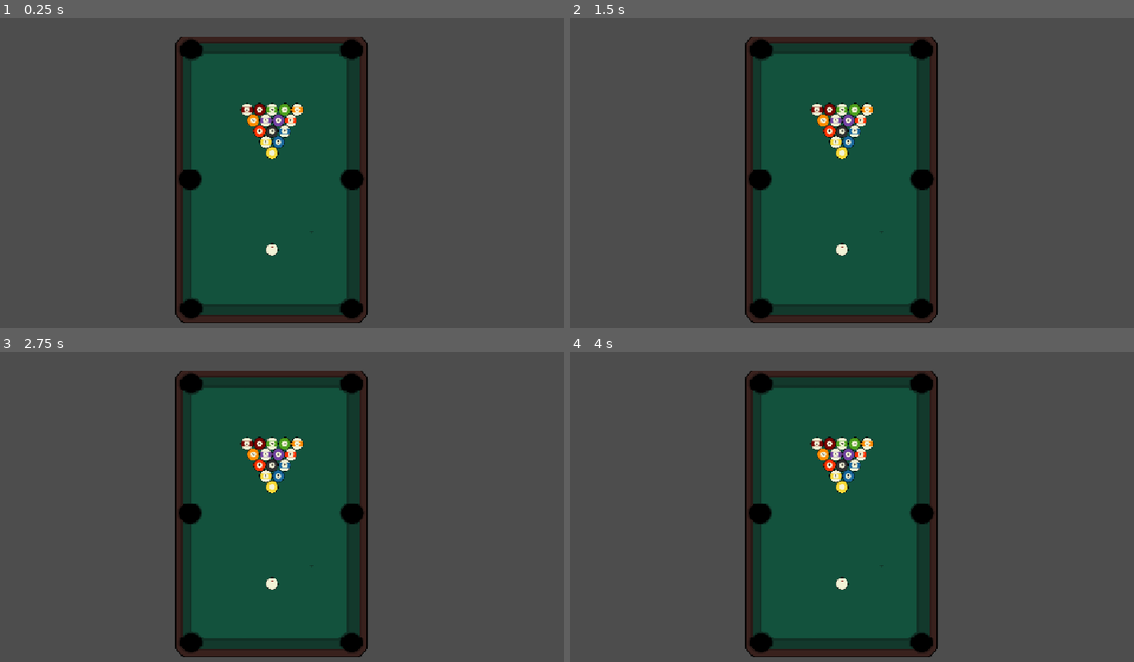
Above: before the commit, frames 1-4 (two rows, left to right).
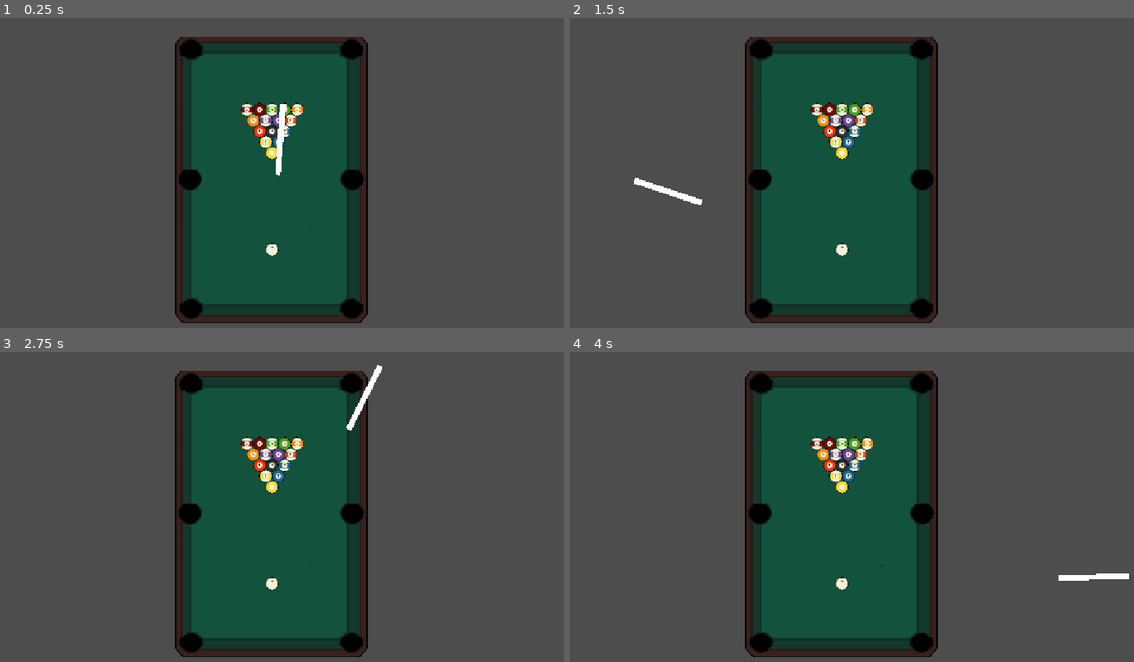
Above: after the commit, the same moments.

Repository: RohanFlynn/8ball
Game: Godot game, scene res://pool_game.tscn
The game is run twice, just before and just after one commit, with the same random seed, the same clock (stepped at 60 frames per second) and the same inputs.
Inputs (mouse positions are in pixels of both pictures, inside the frame that each line leads up to):
- Up to frame 1 (0.25 s): no input
- Up to frame 2 (1.5 s): tap Enter at 0.5 s; move the mouse to (993, 169) at 0.52 s; hold Right 0.53-1.28 s; tap Alt at 0.6 s; click (993, 169) at 0.67 s; tap Space at 1.25 s; move the mouse to (716, 207) at 1.27 s; hold Down from 1.28 s (still down); tap Shift at 1.35 s; click (716, 207) at 1.42 s
- Up to frame 3 (2.75 s): tap Enter at 2 s; move the mouse to (344, 441) at 2.02 s; release Down at 2.03 s; hold Right from 2.03 s (still down); tap Alt at 2.1 s; click (344, 441) at 2.17 s
- Up to frame 4 (4 s): tap Space at 2.75 s; move the mouse to (812, 596) at 2.77 s; release Right at 2.78 s; hold Up 2.78-3.53 s; tap Shift at 2.85 s; click (812, 596) at 2.92 s; tap Enter at 3.5 s; move the mouse to (1043, 578) at 3.52 s; hold Left from 3.53 s (still down); tap Alt at 3.6 s; click (1043, 578) at 3.67 s

The runs differ from the first frame. In frame 1, 0.2% of the frame differs, in the area x 48-51%, y 27-51%; in frame 2, 0.2%, in the area x 11-24%, y 51-61%; in frame 3, 0.2%; in frame 4, 0.2%.

Commit message:
added hacktime and also fixed physics
#grrthursdays #thisisserious

Diff:
--- a/8-ballpool/hitball.gd
+++ b/8-ballpool/hitball.gd
@@ -1,6 +1,6 @@
 extends RigidBody2D
 
-var can = false
+var can = true
 var aiming = false
 
 func _physics_process(delta: float) -> void:
@@ -22,4 +22,4 @@
 func shootball(mp):
 	var direction = global_position - mp
 	apply_central_impulse(direction)
-	aiming = false
+	get_tree().call_group("stick", "rel", global_position)
--- a/8-ballpool/hitball.tscn
+++ b/8-ballpool/hitball.tscn
@@ -10,7 +10,7 @@
 [sub_resource type="CircleShape2D" id="CircleShape2D_w87mi"]
 radius = 15.033297
 
-[node name="hitball" type="RigidBody2D"]
+[node name="hitball" type="RigidBody2D" unique_id=1475619906]
 input_pickable = true
 mass = 0.17
 physics_material_override = SubResource("PhysicsMaterial_w87mi")
@@ -22,12 +22,12 @@
 script = ExtResource("1_w87mi")
 metadata/_edit_group_ = true
 
-[node name="Sprite2D" type="Sprite2D" parent="."]
+[node name="Sprite2D" type="Sprite2D" parent="." unique_id=382528160]
 scale = Vector2(0.7, 0.7)
 texture = ExtResource("1_ivl1m")
 region_enabled = true
 region_rect = Rect2(64, 96, 32, 32)
 
-[node name="CollisionShape2D" type="CollisionShape2D" parent="."]
+[node name="CollisionShape2D" type="CollisionShape2D" parent="." unique_id=1623682022]
 scale = Vector2(0.7, 0.7)
 shape = SubResource("CircleShape2D_w87mi")
--- a/8-ballpool/pool_game.tscn
+++ b/8-ballpool/pool_game.tscn
@@ -1,9 +1,10 @@
-[gd_scene load_steps=10 format=4 uid="uid://c003vnh5bhg8i"]
+[gd_scene format=4 uid="uid://c003vnh5bhg8i"]
 
 [ext_resource type="Texture2D" uid="uid://n05jxr5rfh3w" path="res://Table and Cue Stick.png" id="1_hrwhm"]
 [ext_resource type="PackedScene" uid="uid://dsj8d5j50vhl1" path="res://balls.tscn" id="2_gqlua"]
 [ext_resource type="PackedScene" uid="uid://d0of2771emp2" path="res://hitball.tscn" id="3_i4skc"]
 [ext_resource type="Script" uid="uid://c5od67mp21fug" path="res://out.gd" id="4_woq0j"]
+[ext_resource type="PackedScene" uid="uid://dvjh4li3w84jj" path="res://stick.tscn" id="5_jryfu"]
 
 [sub_resource type="PhysicsMaterial" id="PhysicsMaterial_jryfu"]
 friction = 0.0
@@ -807,49 +808,52 @@
 [sub_resource type="CircleShape2D" id="CircleShape2D_i4skc"]
 radius = 17.117243
 
-[node name="Pool_game" type="Node2D"]
-
-[node name="TileMapLayer" type="TileMapLayer" parent="."]
+[node name="Pool_game" type="Node2D" unique_id=626447976]
+
+[node name="TileMapLayer" type="TileMapLayer" parent="." unique_id=1107427880]
 position = Vector2(833.00006, -124.99999)
 rotation = 1.5707964
 scale = Vector2(1.2, 1.1)
 tile_map_data = PackedByteArray("AAAKAAUAAAABAAAAAAAKAAYAAAABAAEAAAAKAAcAAAABAAIAAAAKAAgAAAABAAMAAAAKAAkAAAABAAQAAAAKAA …(8880 unchanged characters)…
 tile_set = SubResource("TileSet_i4skc")
 
-[node name="balls" parent="." instance=ExtResource("2_gqlua")]
+[node name="balls" parent="." unique_id=1683868117 instance=ExtResource("2_gqlua")]
 unique_name_in_owner = true
 position = Vector2(568, 262)
 rotation = 3.1415927
 
-[node name="hitball" parent="." instance=ExtResource("3_i4skc")]
+[node name="hitball" parent="." unique_id=1528913986 instance=ExtResource("3_i4skc")]
 position = Vector2(568, 430)
 mass = 0.5
 physics_material_override = SubResource("PhysicsMaterial_woq0j")
 
-[node name="out" type="Area2D" parent="."]
+[node name="out" type="Area2D" parent="." unique_id=689197839]
 position = Vector2(426, 533)
 script = ExtResource("4_woq0j")
 metadata/_edit_group_ = true
 
-[node name="2" type="CollisionShape2D" parent="out"]
+[node name="2" type="CollisionShape2D" parent="out" unique_id=1136958872]
 position = Vector2(280, 0)
 shape = SubResource("CircleShape2D_i4skc")
 
-[node name="1" type="CollisionShape2D" parent="out"]
+[node name="1" type="CollisionShape2D" parent="out" unique_id=1773084632]
 shape = SubResource("CircleShape2D_i4skc")
 
-[node name="3" type="CollisionShape2D" parent="out"]
+[node name="3" type="CollisionShape2D" parent="out" unique_id=1463745787]
 position = Vector2(0, -226)
 shape = SubResource("CircleShape2D_i4skc")
 
-[node name="4" type="CollisionShape2D" parent="out"]
+[node name="4" type="CollisionShape2D" parent="out" unique_id=552866536]
 position = Vector2(0, -454)
 shape = SubResource("CircleShape2D_i4skc")
 
-[node name="5" type="CollisionShape2D" parent="out"]
+[node name="5" type="CollisionShape2D" parent="out" unique_id=2001449128]
 position = Vector2(280, -227)
 shape = SubResource("CircleShape2D_i4skc")
 
-[node name="6" type="CollisionShape2D" parent="out"]
+[node name="6" type="CollisionShape2D" parent="out" unique_id=506304912]
 position = Vector2(280, -455)
 shape = SubResource("CircleShape2D_i4skc")
+
+[node name="stick" parent="." unique_id=2658877 instance=ExtResource("5_jryfu")]
+position = Vector2(575, 612)
--- a/8-ballpool/project.godot
+++ b/8-ballpool/project.godot
@@ -8,16 +8,24 @@
 
 config_version=5
 
+[animation]
+
+compatibility/default_parent_skeleton_in_mesh_instance_3d=true
+
 [application]
 
 config/name="8ballpool"
 run/main_scene="res://pool_game.tscn"
-config/features=PackedStringArray("4.5", "Mobile")
+config/features=PackedStringArray("4.6", "Mobile")
 config/icon="res://icon.svg"
 
 [display]
 
 window/stretch/mode="canvas_items"
+
+[global_group]
+
+stick=""
 
 [physics]
 
--- /dev/null
+++ b/8-ballpool/stick.gd
@@ -0,0 +1,13 @@
+extends Line2D
+
+
+
+# Called every frame. 'delta' is the elapsed time since the previous frame.
+func _process(delta: float) -> void:
+	global_position = get_global_mouse_position()
+	var b = get_parent().get_child(2)
+	rotation = global_position.angle_to_point(b.global_position) + PI / 2
+
+func rel(pos):
+	var start_pos = global_position
+	global_position = pos
--- /dev/null
+++ b/8-ballpool/stick.tscn
@@ -0,0 +1,7 @@
+[gd_scene format=3 uid="uid://dvjh4li3w84jj"]
+
+[ext_resource type="Script" uid="uid://cbv232d51t6a0" path="res://stick.gd" id="1_agfe5"]
+
+[node name="stick" type="Line2D" unique_id=2658877 groups=["stick"]]
+points = PackedVector2Array(0, 25, 0, 150)
+script = ExtResource("1_agfe5")
Not shown, added: 8-ballpool/addons/godot_super-wakatime/api_key_prompt.tscn
Not shown, added: 8-ballpool/addons/godot_super-wakatime/counter.tscn
Not shown, added: 8-ballpool/addons/godot_super-wakatime/decompressor.gd
Not shown, added: 8-ballpool/addons/godot_super-wakatime/decompressor.gd.uid
Not shown, added: 8-ballpool/addons/godot_super-wakatime/godot_super-wakatime.gd
Not shown, added: 8-ballpool/addons/godot_super-wakatime/godot_super-wakatime.gd.uid
Not shown, added: 8-ballpool/addons/godot_super-wakatime/plugin.cfg
Not shown, added: 8-ballpool/addons/godot_super-wakatime/utils.gd
Not shown, added: 8-ballpool/addons/godot_super-wakatime/utils.gd.uid
Not shown: 1 places in 8-ballpool/hitball.tscn that only renumber resources
Not shown, added: 8-ballpool/stick.gd.uid
Not shown, added: 8-ballpool/LICENSE
(and 3 more such lines)
